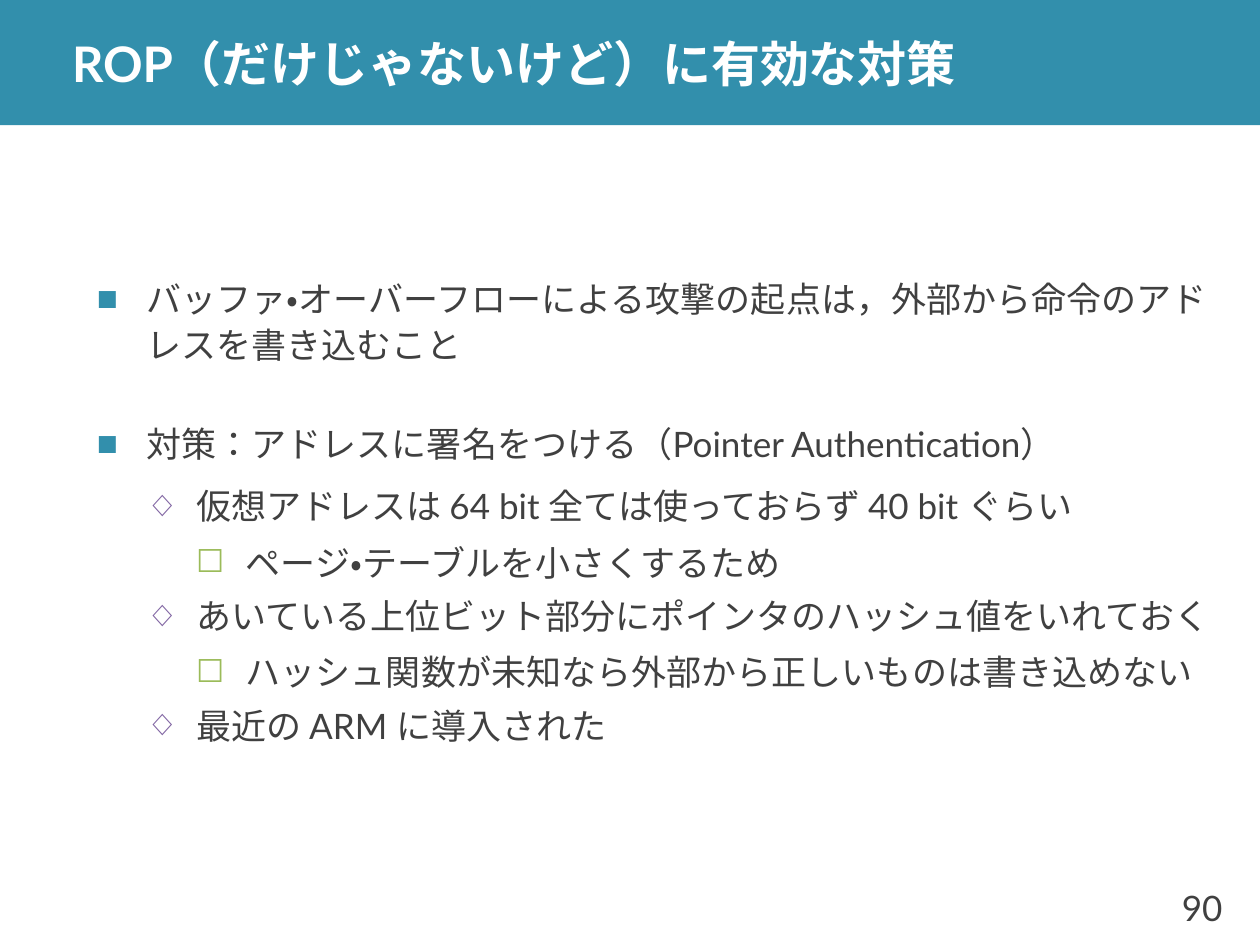
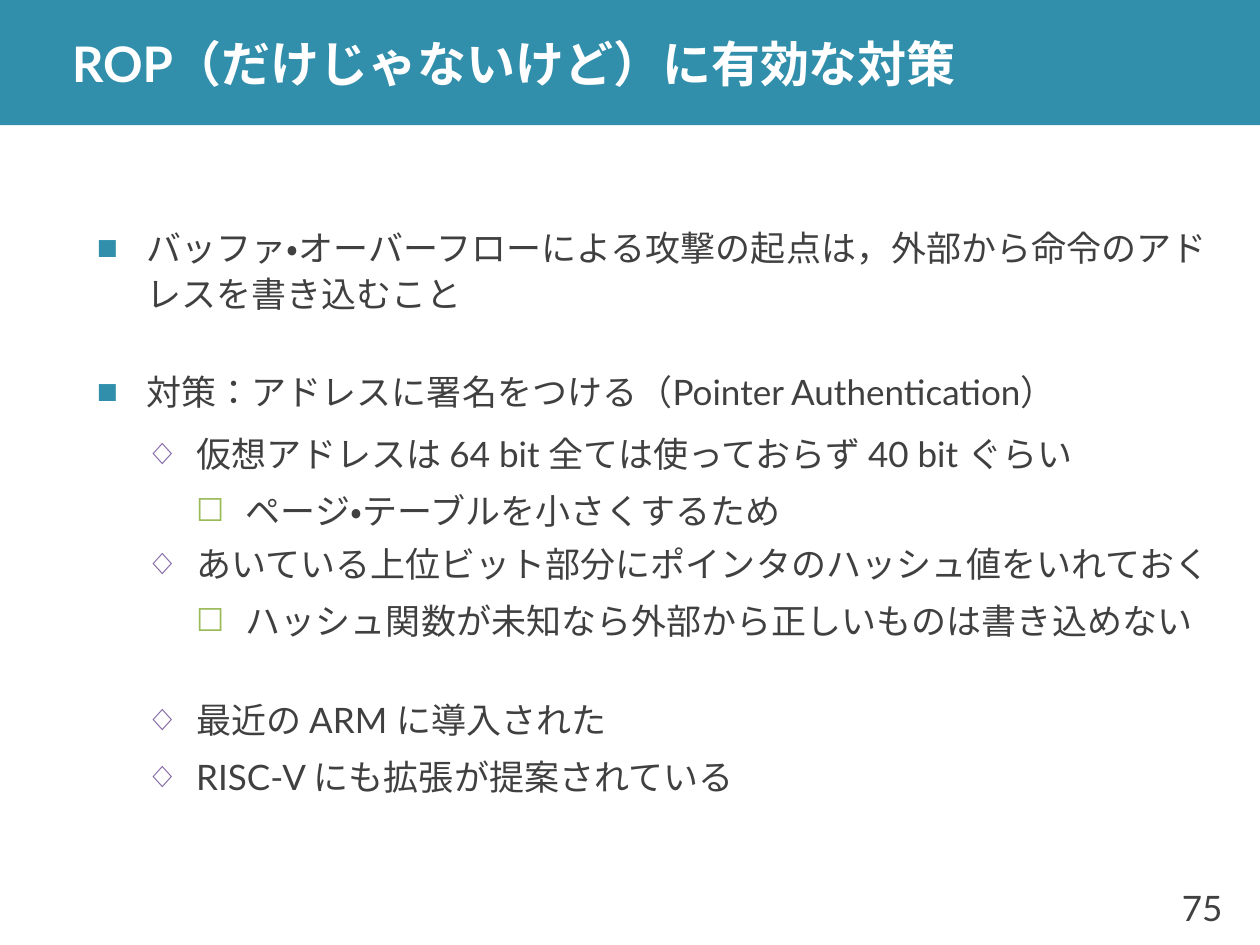
Before and after one commit to shioyadan/advanced-computer-organization, a slide deck: slide 75 of aco-shioya-13.pptx (slide 90 before the commit). Drawn at 1260x945 pixels with LibreOffice and Linux fonts; fonts in the diff are those of the drawing. Boxes give left, top, right and bottom in pixels: in the first picture for what was removed or moved away, otherwise in the second. Text is boxed around its words. In the diff, an @@ line names an element or a change of style, - is before the commit and + after.

```diff
--- a/aco-shioya-13.pptx
+++ b/aco-shioya-13.pptx
@@ text at <box>196,760,734,793</box>: paragraph added @@
+  ◇ RISC-V にも拡張が提案されている
@@ page number at <box>1182,896,1223,922</box>: text changed @@
-90
+75
```
Also in this commit, not shown: 7 other slides changed, 8 slides added, 14 slides removed, 1 other file.
